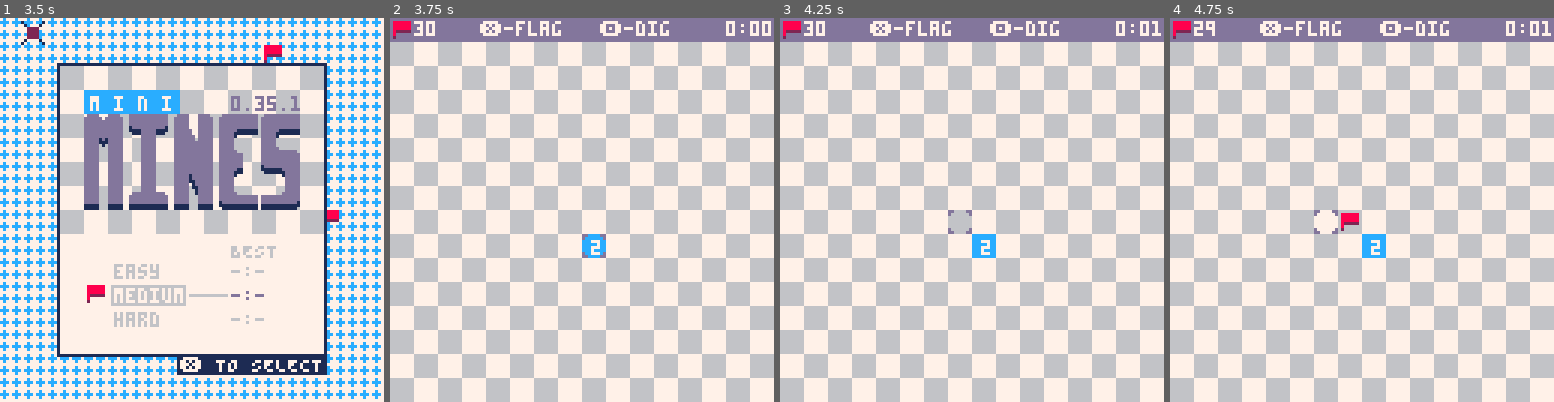
Above: before the commit, frames 1-4 (left to right).
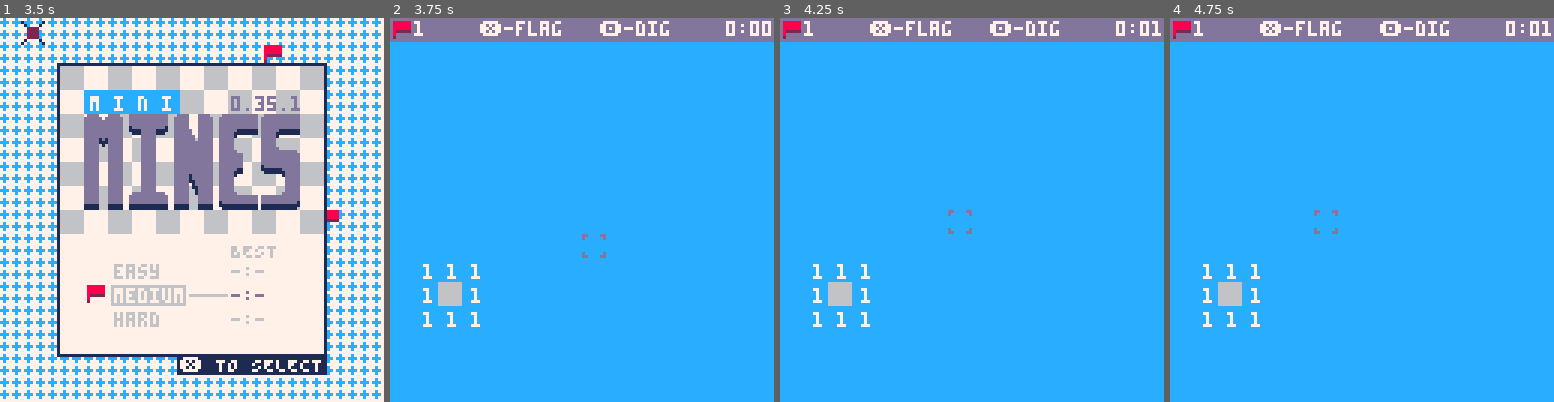
Above: after the commit, the same moments.

Repository: wsasaki01/mini-mines
Game: PICO-8 cartridge mini-mines.p8
Two runs of this game, one before a commit and one after it. Both use one fixed random seed, a clock stepped at 60 frames per second and the inputs below.
Inputs (mouse positions are in pixels of both pictures, inside the frame that each line leads up to):
- Up to frame 1 (3.5 s): tap O (Z key) at 0.33, 1.07, 2.22 s; click (241, 121) at 0.67 s; tap Down at 0.7 s; click (307, 267) at 1.22 s; tap X (X key) at 1.43, 2.07, 2.82 s; click (69, 114) at 1.77 s; hold Up 1.97-2.63 s; click (130, 259) at 2.32 s; hold Right 2.68-3.02 s; click (195, 106) at 2.87 s; hold Down from 3.07 s (still down); click (257, 256) at 3.42 s
- Up to frame 2 (3.75 s): tap X (X key) at 3.57 s; tap O (Z key) at 3.72 s; release Down at 3.73 s
- Up to frame 3 (4.25 s): hold Left 3.78-4.12 s; click (1102, 102) at 3.97 s; hold Up from 4.17 s (still down)
- Up to frame 4 (4.75 s): tap X (X key) at 4.32 s; release Up at 4.5 s; click (1254, 248) at 4.52 s; hold Left from 4.55 s (still down)

Frame 1 is identical in both runs. In frame 2, 93% of the frame differs, in the area x 0-100%, y 0-100%; in frame 3, 93%; in frame 4, 93%.

Commit message:
Disable blocking rectangles for Hard mode

Diff:
--- a/main.lua
+++ b/main.lua
@@ -209,7 +209,7 @@
     elseif diff == "med" then
         width = 11
         height = 11
-        mcount = 15
+        mcount = 1 -- 15
 
         p = {
             x = 60,
@@ -224,7 +224,7 @@
     elseif diff == "hard" then
         width = 16
         height = 15
-        mcount = 30
+        mcount = 1 -- 30
 
         p = {
             x = 64,
@@ -1092,9 +1092,12 @@
         line(shine-1, 8+yoff, shine-(8*width), 8+yoff+(8*height)-1, 7)
         line(shine, 8+yoff, shine-(8*width)+1, 8+yoff+(8*height)-1, 7)
 
-        -- cover up the sides of the game grid to hide the shine
-        rectfill(0, 8, xoff-1, 128, themes[theme_select]["gamebg"])
-        rectfill(xoff+(8*width), 8, 128, 128, themes[theme_select]["gamebg"])
+        -- don't need to cover sides on hard mode
+        if size != "hard" then
+            -- cover up the sides of the game grid to hide the shine
+            rectfill(0, 8, xoff-1, 128, themes[theme_select]["gamebg"])
+            rectfill(xoff+(8*width), 8, 128, 128, themes[theme_select]["gamebg"])
+        end
     elseif losing then
         -- reset the camera so top bar isn't affected by shake
         camera(0, 0)
